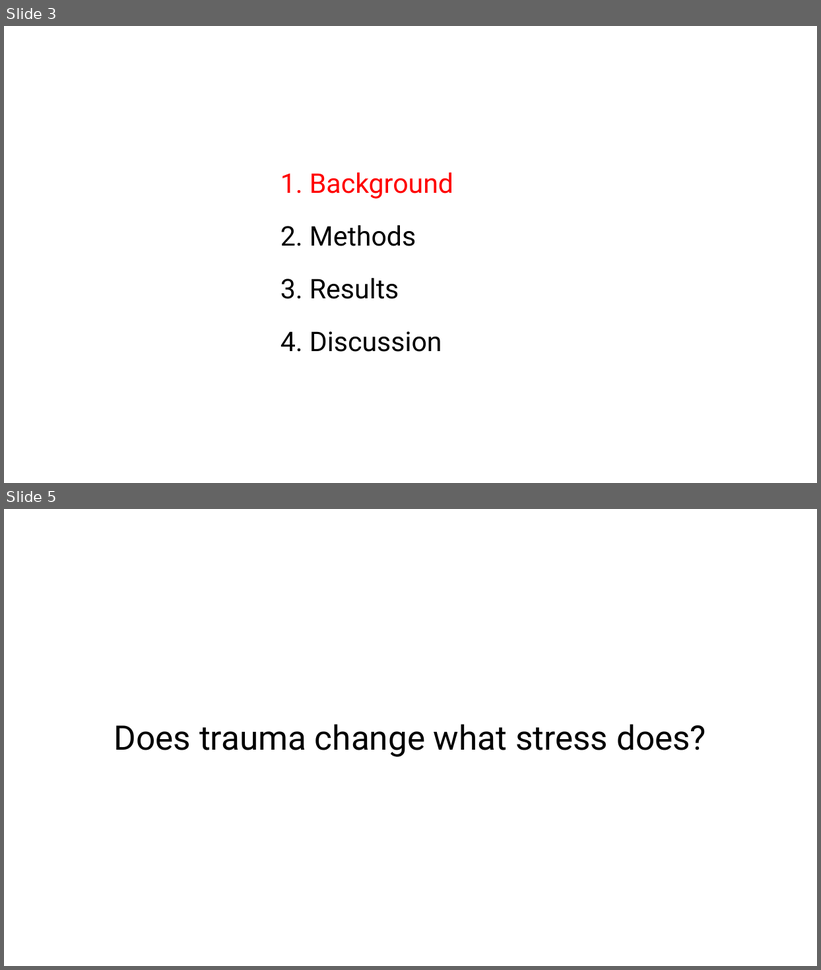
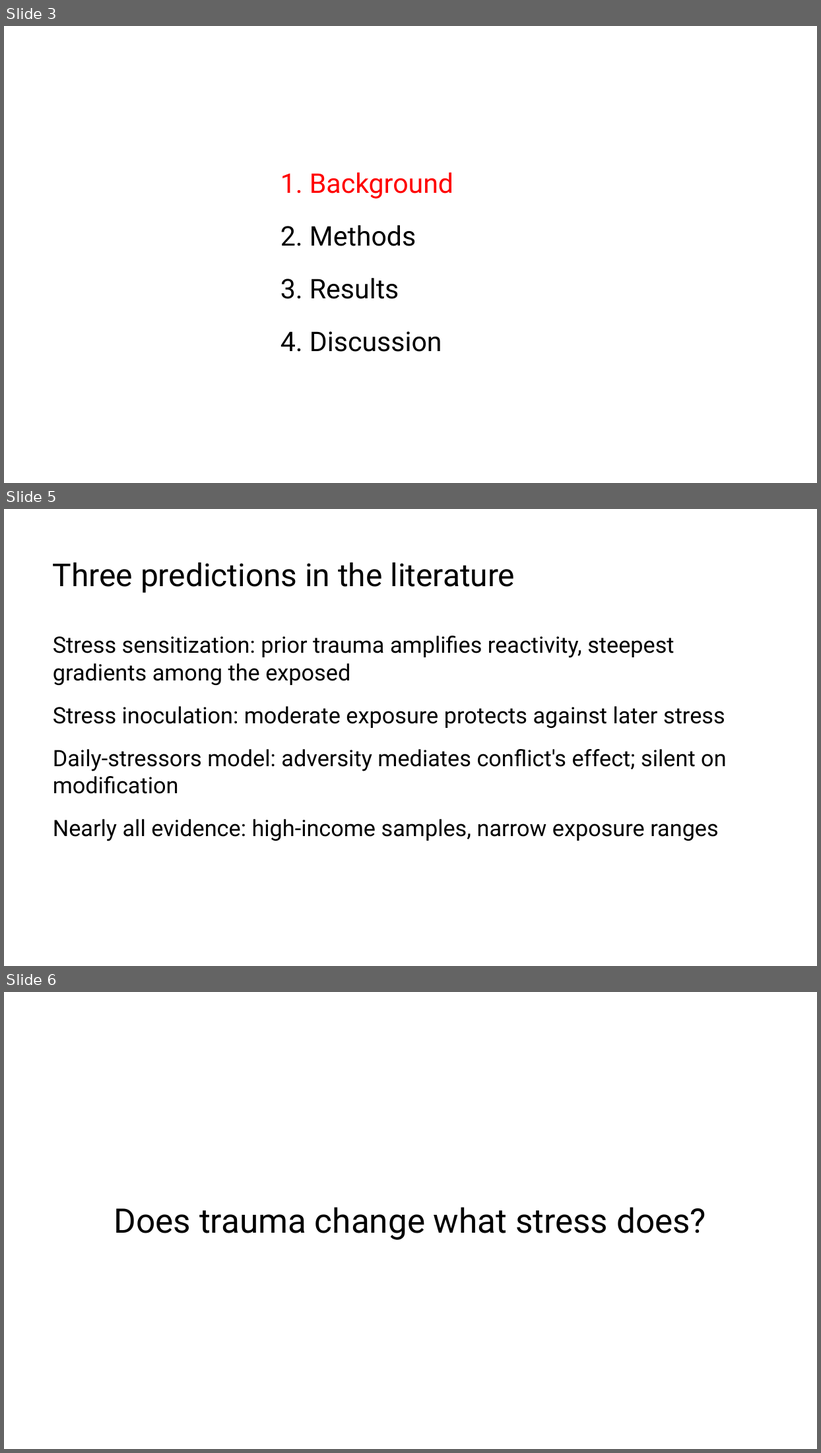
Before and after one commit to MrMoh19/speechify-personal, a slide deck: projects/marvin-stress-trauma/istss_trauma_saturation.pptx. Shown one above the other, each under a label of ours: slides 3 and 5 before the commit, slides 3, 5 and 6 after it; the slides between them are not shown. The pictures are 821x970 and 821x1453 pixels, drawn with LibreOffice and Linux fonts; fonts in the diff are those of the drawing. Boxes give left, top, right and bottom in pixels: in the first picture for what was removed or moved away, otherwise in the second. Text is boxed around its words. In the diff, an @@ line names an element or a change of style, - is before the commit and + after.

```diff
--- a/projects/marvin-stress-trauma/istss_trauma_saturation.pptx
+++ b/projects/marvin-stress-trauma/istss_trauma_saturation.pptx
@@ slide 5 added at (x1=4, y1=509, x2=817, y2=966), background #FFFFFF @@
@@ text added at (x1=53, y1=562, x2=516, y2=593), 28 pt, text #000000 @@
+Three predictions in the literature
@@ text added at (x1=53, y1=636, x2=726, y2=842), 20 pt, text #000000 @@
+Stress sensitization: prior trauma amplifies reactivity, steepest gradients among the exposed
+Stress inoculation: moderate exposure protects against later stress
+Daily-stressors model: adversity mediates conflict's effect; silent on modification
+Nearly all evidence: high-income samples, narrow exposure ranges
@@ what was slide 5 is now slide 6 @@
```
Also in this commit, not shown: 6 slides changed, 4 other slides added, 1 slide removed, 1 other file.
